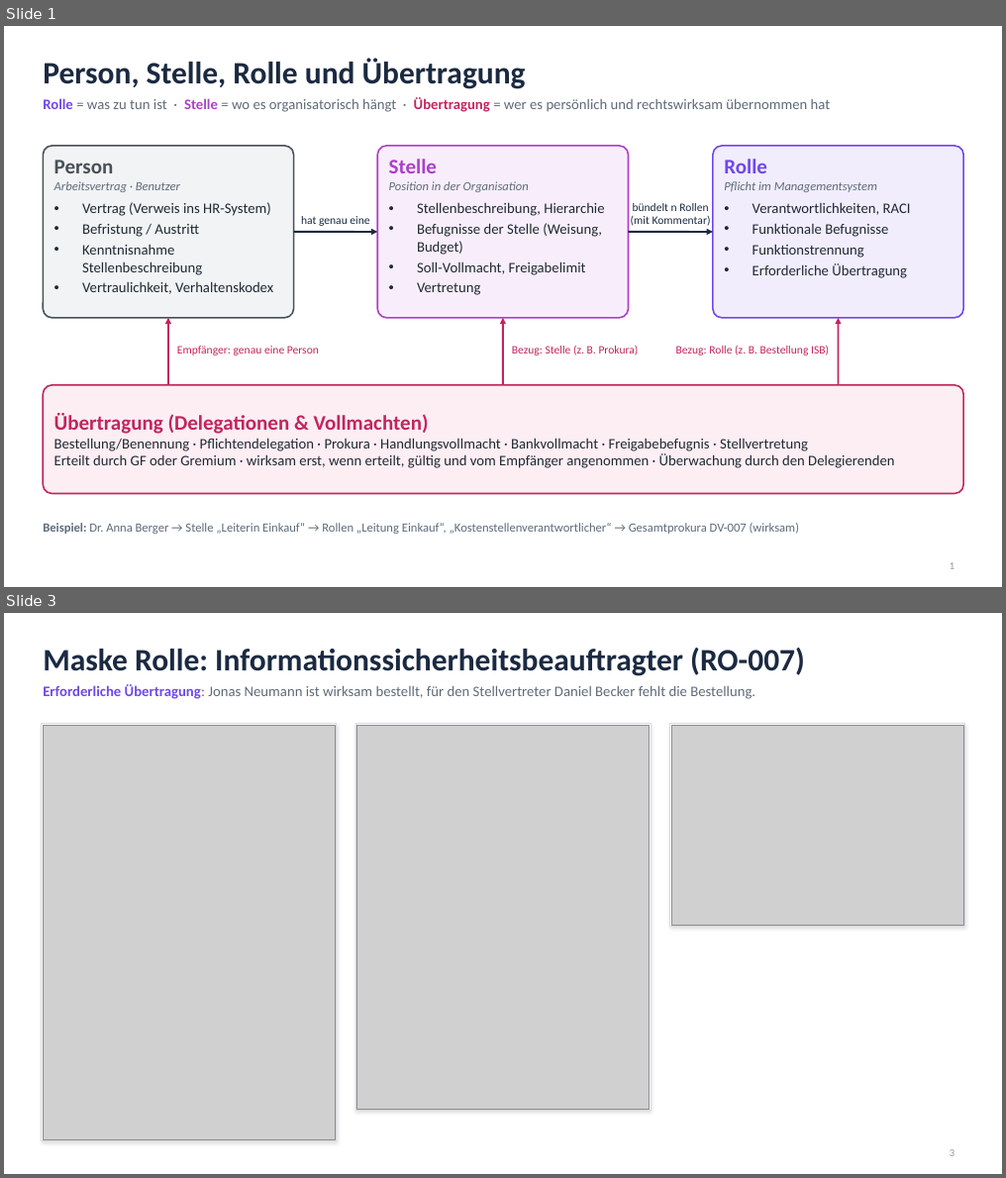
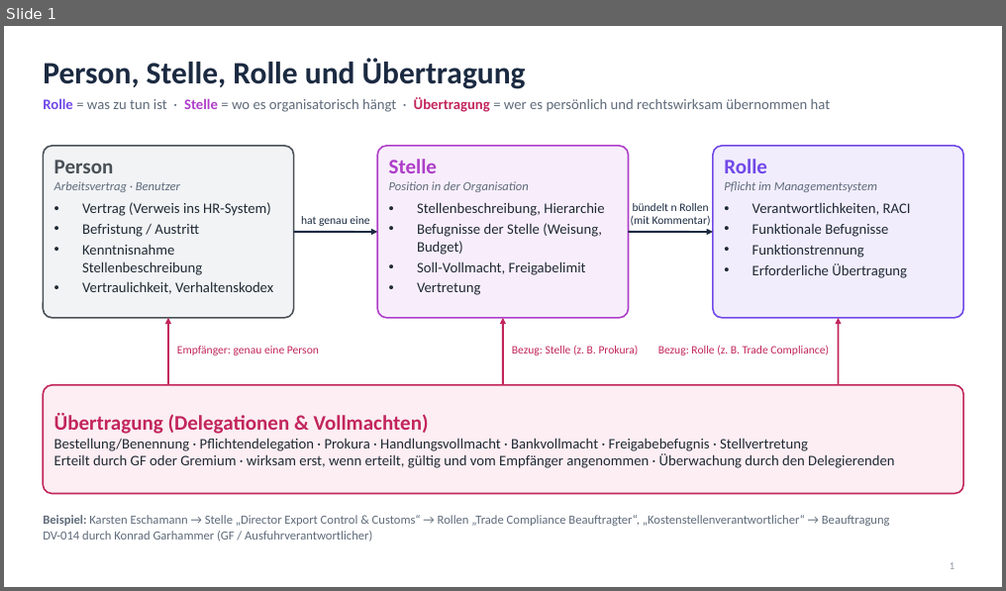
Before and after one commit to anOBdrMRas/GRC2, a slide deck: docs/folien-organisationsmodell.pptx. Shown one above the other, each under a label of ours: slides 1 and 3 before the commit, slide 1 after it; the slides between them are not shown. The pictures are 1006x1178 and 1006x591 pixels, drawn with LibreOffice and Linux fonts; fonts in the diff are those of the drawing; grey boxes stand for pictures. Boxes give left, top, right and bottom in pixels: in the first picture for what was removed or moved away, otherwise in the second. Text is boxed around its words. In the diff, an @@ line names an element or a change of style, - is before the commit and + after.

```diff
--- a/docs/folien-organisationsmodell.pptx
+++ b/docs/folien-organisationsmodell.pptx
@@ slide 3 removed at [4,613,1002,1174], background #FFFFFF @@
@@ title removed at [43,648,805,676] @@
-Maske Rolle: Informationssicherheitsbeauftragter (RO-007)
@@ text removed at [43,684,755,699] @@
-Erforderliche Übertragung: Jonas Neumann ist wirksam bestellt, für den Stellvertreter Daniel Becker fehlt die Bestellung.
@@ rectangle removed at [42,724,337,1142] @@
@@ picture removed at [43,725,335,1140] @@
@@ rectangle removed at [355,724,650,1111] @@
@@ picture removed at [357,725,649,1109] @@
@@ rectangle removed at [670,724,965,927] @@
@@ picture removed at [672,725,963,925] @@
@@ page number removed at [949,1150,954,1157] @@
-3
@@ slide 1 changed as well @@
@@ text at [658,345,829,356]: text changed @@
-Bezug: Rolle (z. B. Bestellung ISB)
+Bezug: Rolle (z. B. Trade Compliance)
@@ text at [43,515,890,542]: text changed @@
-Beispiel: Dr. Anna Berger → Stelle „Leiterin Einkauf“ → Rollen „Leitung Einkauf“, „Kostenstellenverantwortlicher“ → Gesamtprokura DV-007 (wirksam)
+Beispiel: Karsten Eschamann → Stelle „Director Export Control & Customs“ → Rollen „Trade Compliance Beauftragter“, „Kostenstellenverantwortlicher“ → Beauftragung DV-014 durch Konrad Garhammer (GF / Ausfuhrverantwortlicher)
```
Also in this commit, not shown: 1 other slide changed, 2 slides added, 1 other slide removed, 1 other file.
